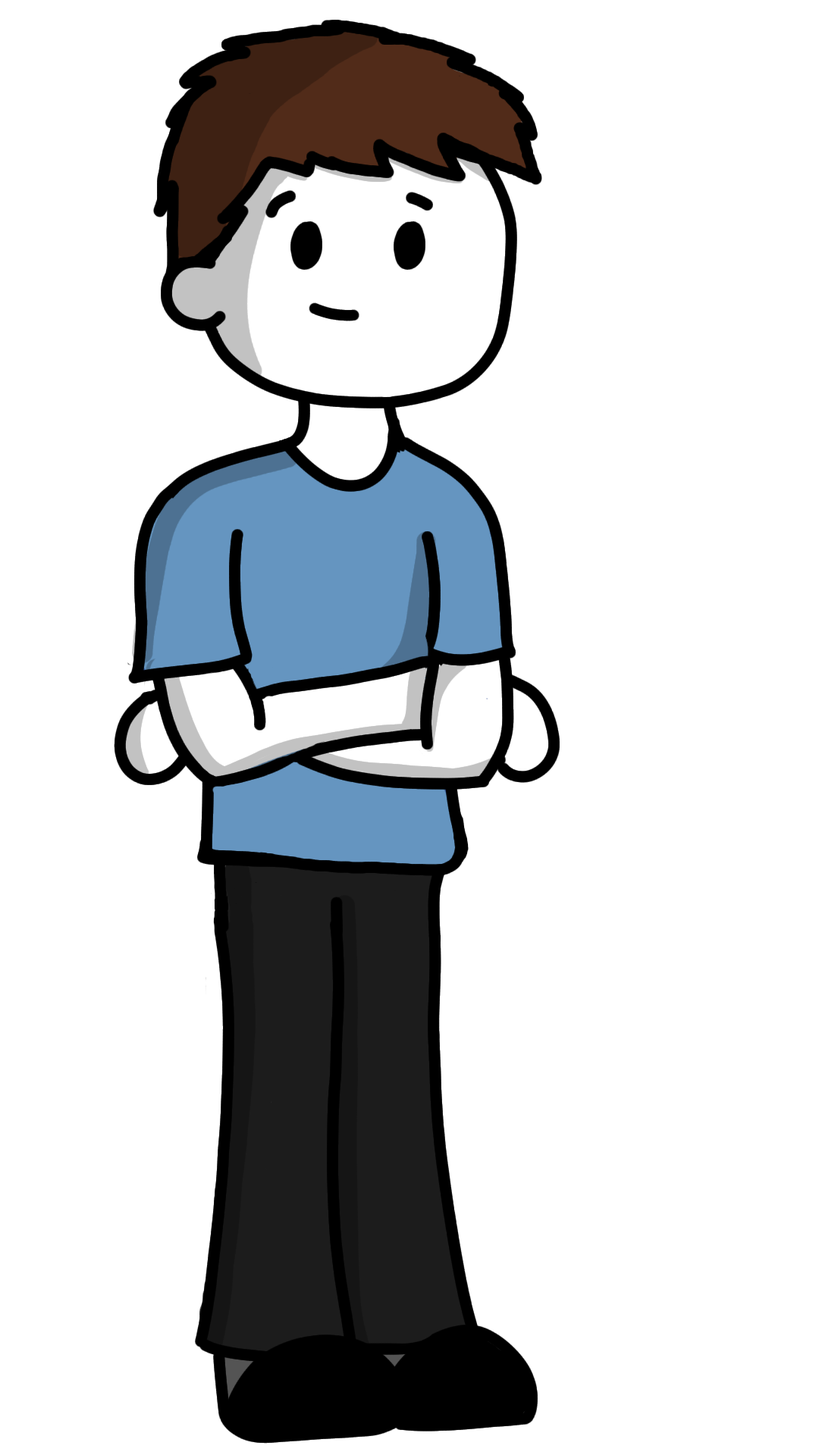
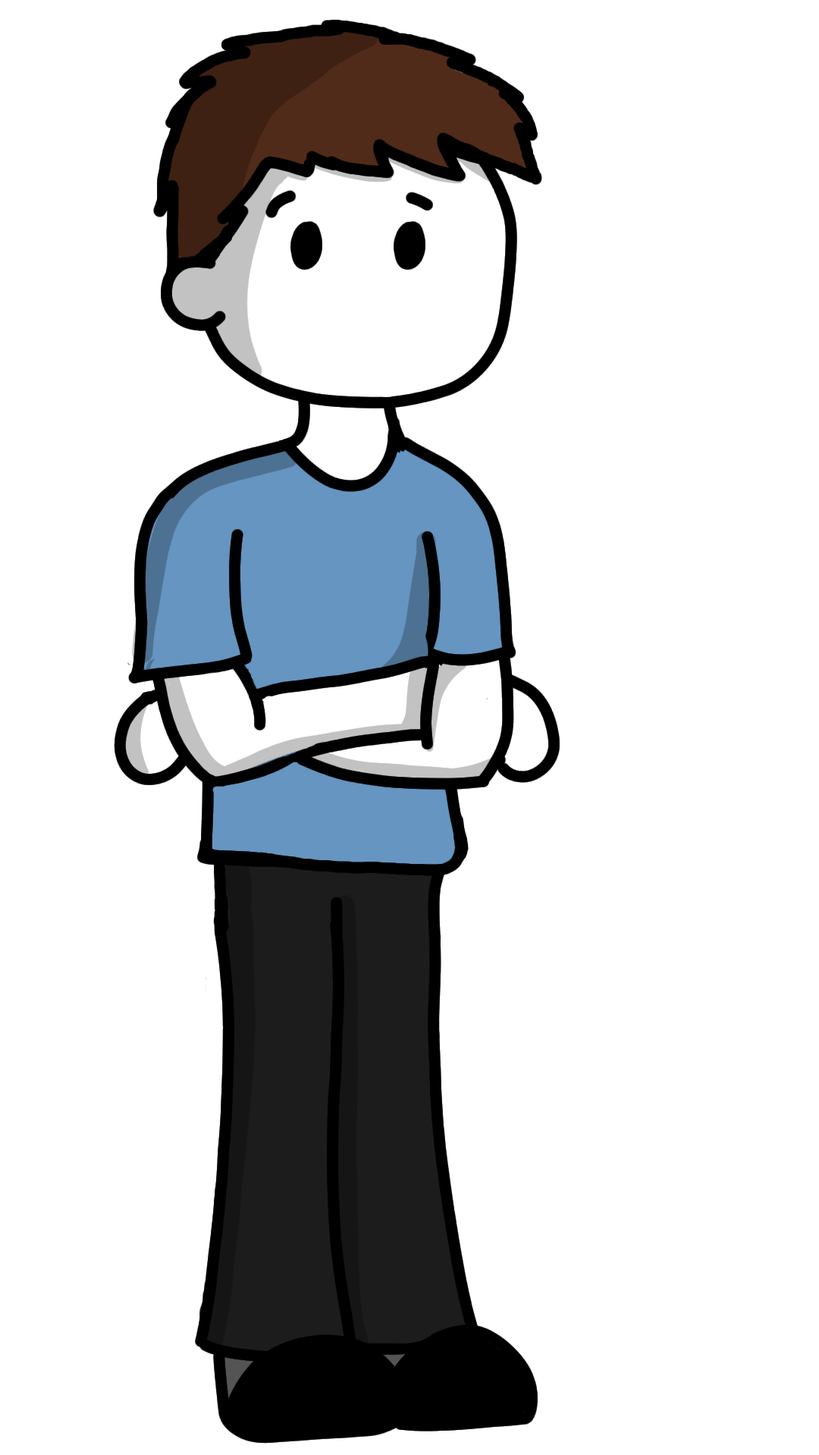
Before/after of a w=819, h=1455 layered artwork. What changed in the layer stack:
hid "Layer 2" over [308, 302, 360, 322]
